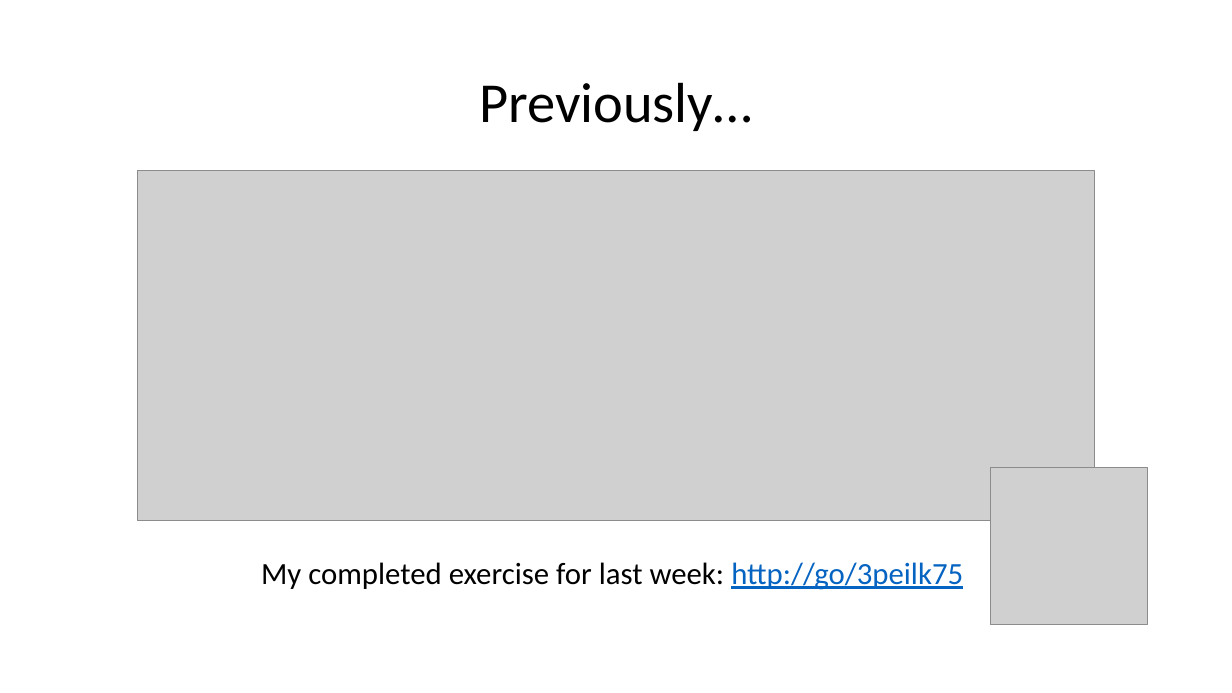
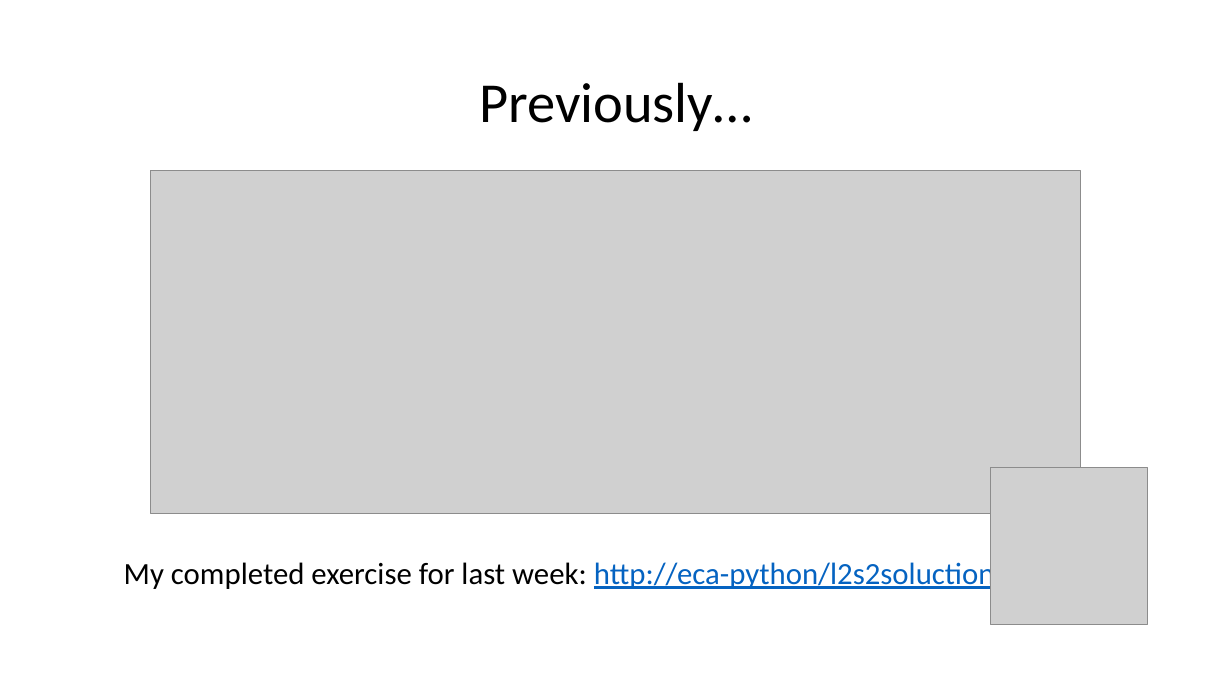
Before and after one commit to wilkotom/python_examples, a slide deck: slide 2 of Python Level 2/Lesson 3/Session 3.pptx. Drawn at 1232x693 pixels with LibreOffice and Linux fonts; fonts in the diff are those of the drawing; grey boxes stand for pictures. Boxes give left, top, right and bottom in pixels: in the first picture for what was removed or moved away, otherwise in the second. Text is boxed around its words. In the diff, an @@ line names an element or a change of style, - is before the commit and + after.

Commit message:
Python 3 examples changes

```diff
--- a/Python Level 2/Lesson 3/Session 3.pptx
+++ b/Python Level 2/Lesson 3/Session 3.pptx
@@ picture: place and size @@
-picture at [138, 171, 1095, 521]
+picture at [151, 171, 1080, 514]
@@ text at [124, 558, 995, 592]: text changed @@
-My completed exercise for last week: http://go/3peilk75
+My completed exercise for last week: http://eca-python/l2s2soluction
```
Also in this commit, not shown: 5 other slides changed.
